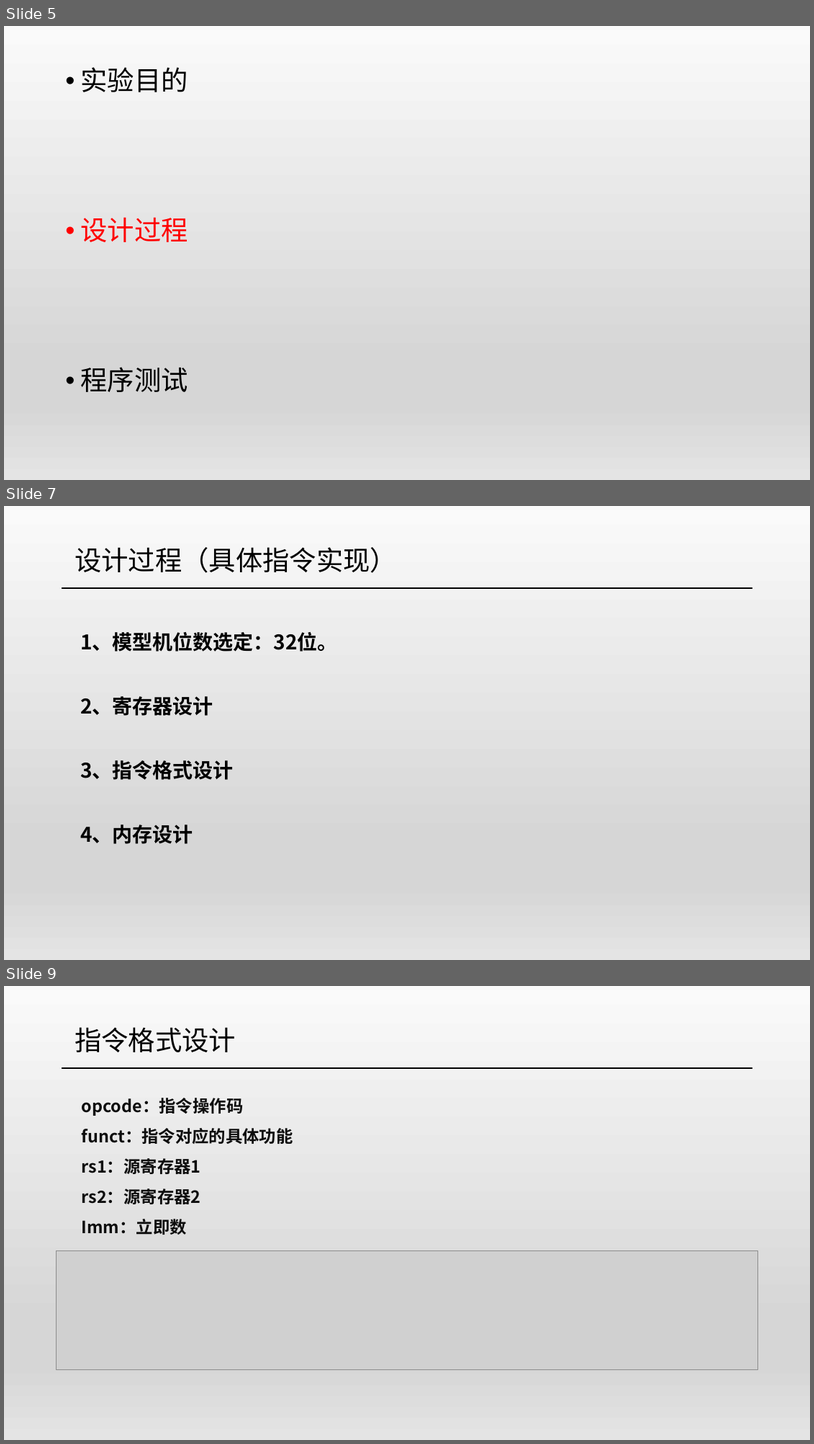
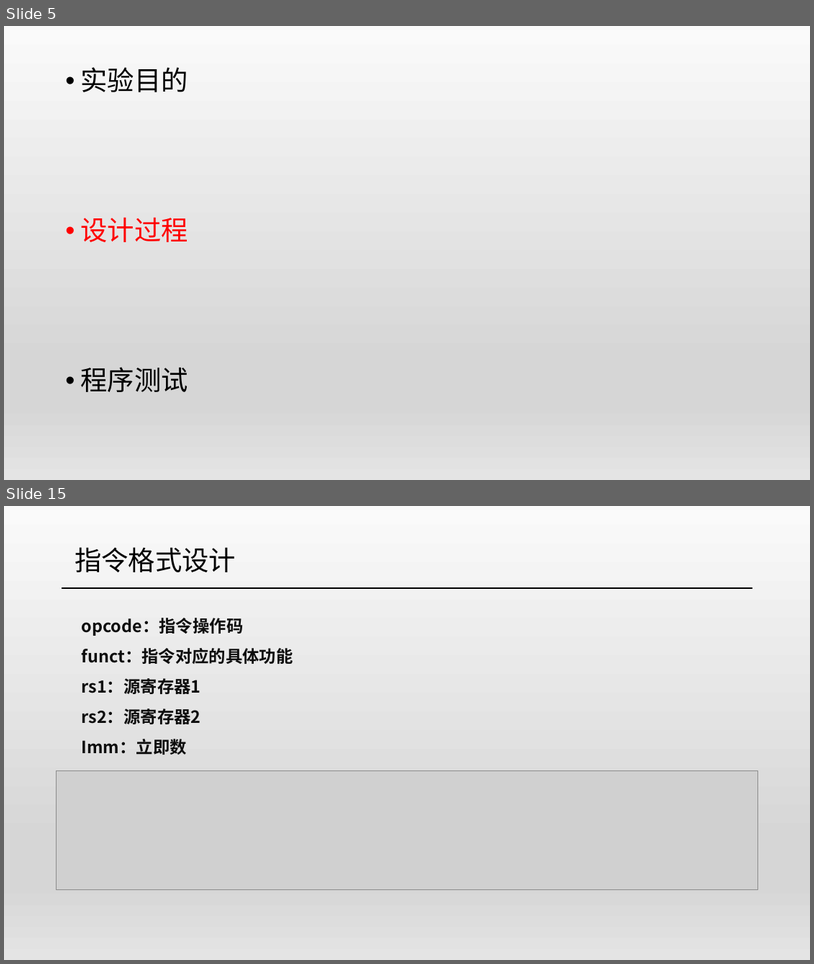
Before and after one commit to xht252/Cyber_RISC, a slide deck: ppt/硬件答辩.pptx. Shown one above the other, each under a label of ours: slides 5, 7 and 9 before the commit, slides 5 and 15 after it; the slides between them are not shown. The pictures are 814x1444 and 814x964 pixels, drawn with LibreOffice and Linux fonts; fonts in the diff are those of the drawing; grey boxes stand for pictures. Boxes give left, top, right and bottom in pixels: in the first picture for what was removed or moved away, otherwise in the second. Text is boxed around its words. In the diff, an @@ line names an element or a change of style, - is before the commit and + after.

```diff
--- a/ppt/硬件答辩.pptx
+++ b/ppt/硬件答辩.pptx
@@ slide 7 removed at (4, 506, 810, 960), background gradient #FAFAFA to #D7D7D7 to #E4E4E4 @@
@@ text removed at (75, 547, 397, 573) @@
-设计过程（具体指令实现）
@@ line removed from (62, 588) to (753, 588) @@
@@ text removed at (80, 632, 338, 651) @@
-1、模型机位数选定：32位。
@@ text removed at (80, 696, 214, 716) @@
-2、寄存器设计
@@ text removed at (80, 760, 234, 780) @@
-3、指令格式设计
@@ text removed at (80, 824, 193, 844) @@
-4、内存设计
@@ what was slide 9 is now slide 15 @@
```
Also in this commit, not shown: 2 slides changed, 7 slides added.
